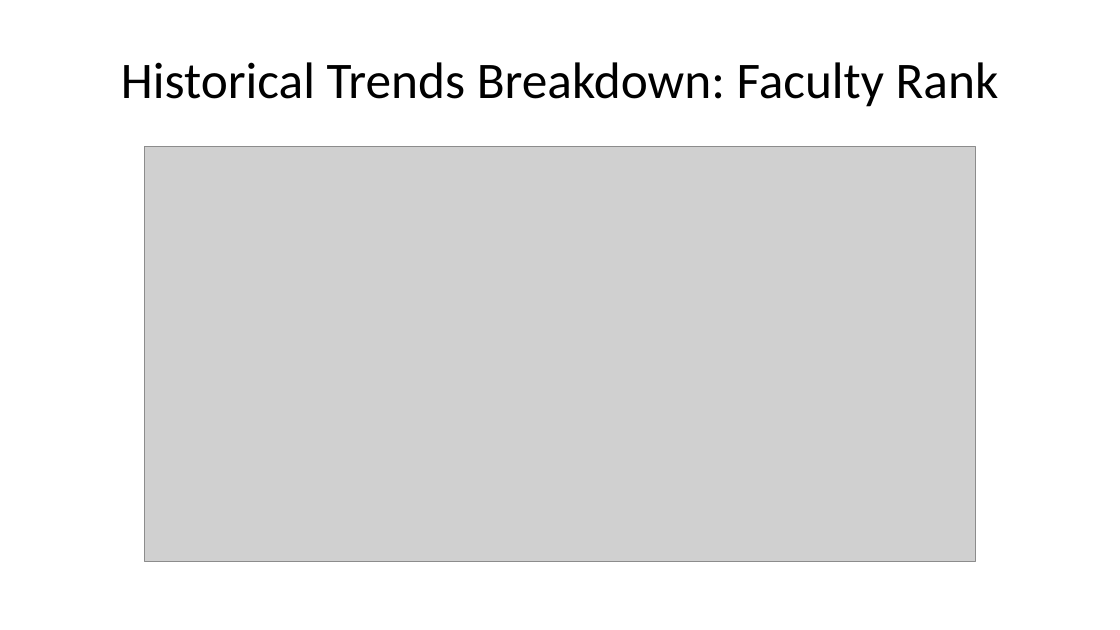
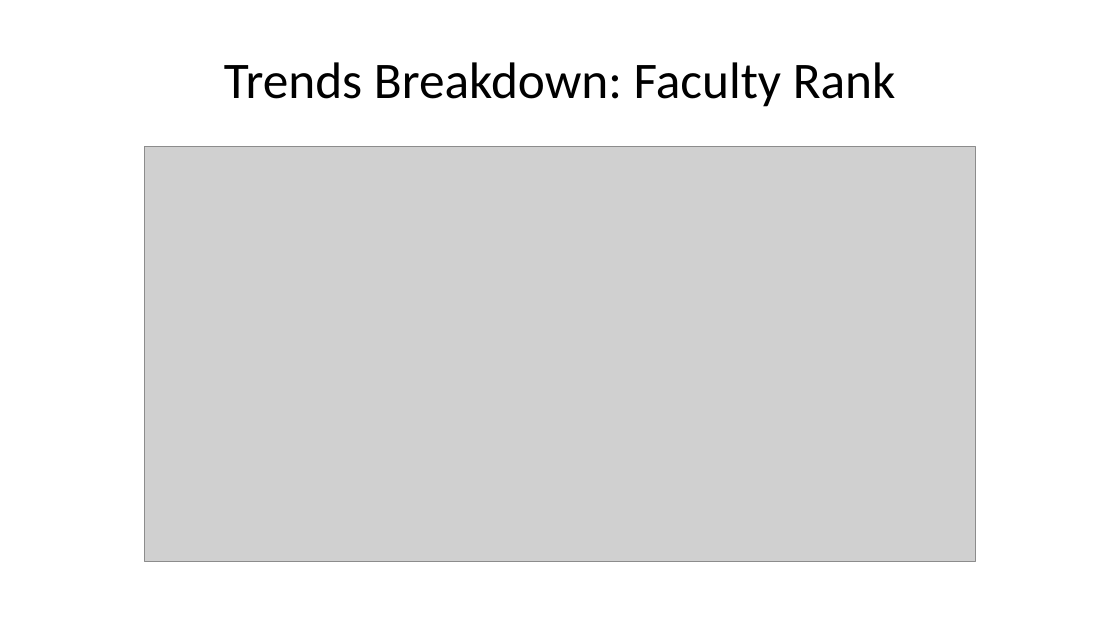
Before and after one commit to ZhouLinli/IR-Projects, a slide deck: slide 4 of Data Reporting/FacultyTenureAnalysis.pptx. Drawn at 1120x630 pixels with LibreOffice and Linux fonts; fonts in the diff are those of the drawing; grey boxes stand for pictures. Boxes give left, top, right and bottom in pixels: in the first picture for what was removed or moved away, otherwise in the second. Text is boxed around its words. In the diff, an @@ line names an element or a change of style, - is before the commit and + after.

```diff
--- a/Data Reporting/FacultyTenureAnalysis.pptx
+++ b/Data Reporting/FacultyTenureAnalysis.pptx
@@ title at (x1=224, y1=62, x2=896, y2=107): text changed @@
-Historical Trends Breakdown: Faculty Rank
+Trends Breakdown: Faculty Rank
```
Also in this commit, not shown: 3 other slides changed, 2 slides added, 5 slides removed, 4 other files.
